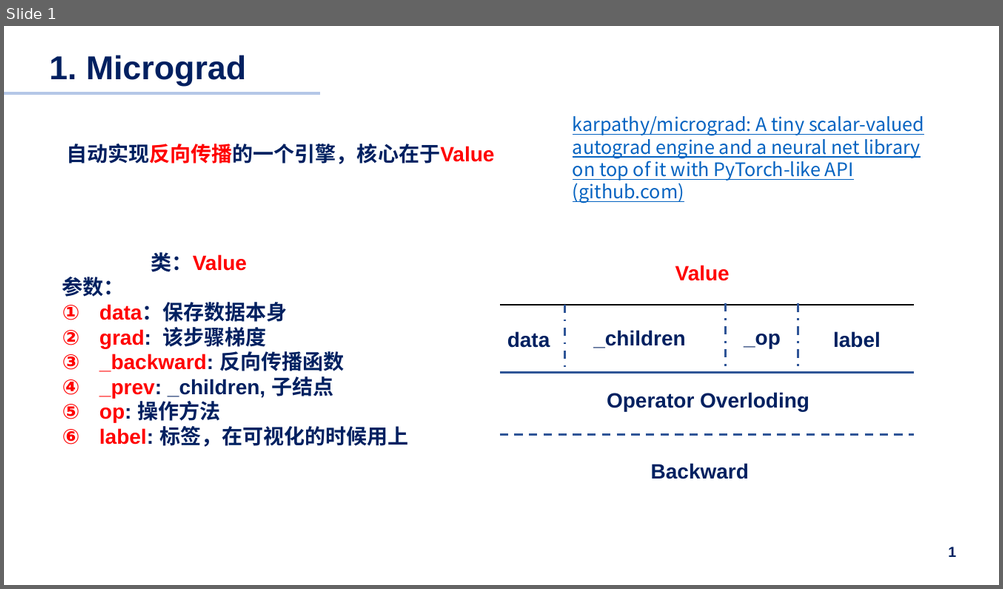
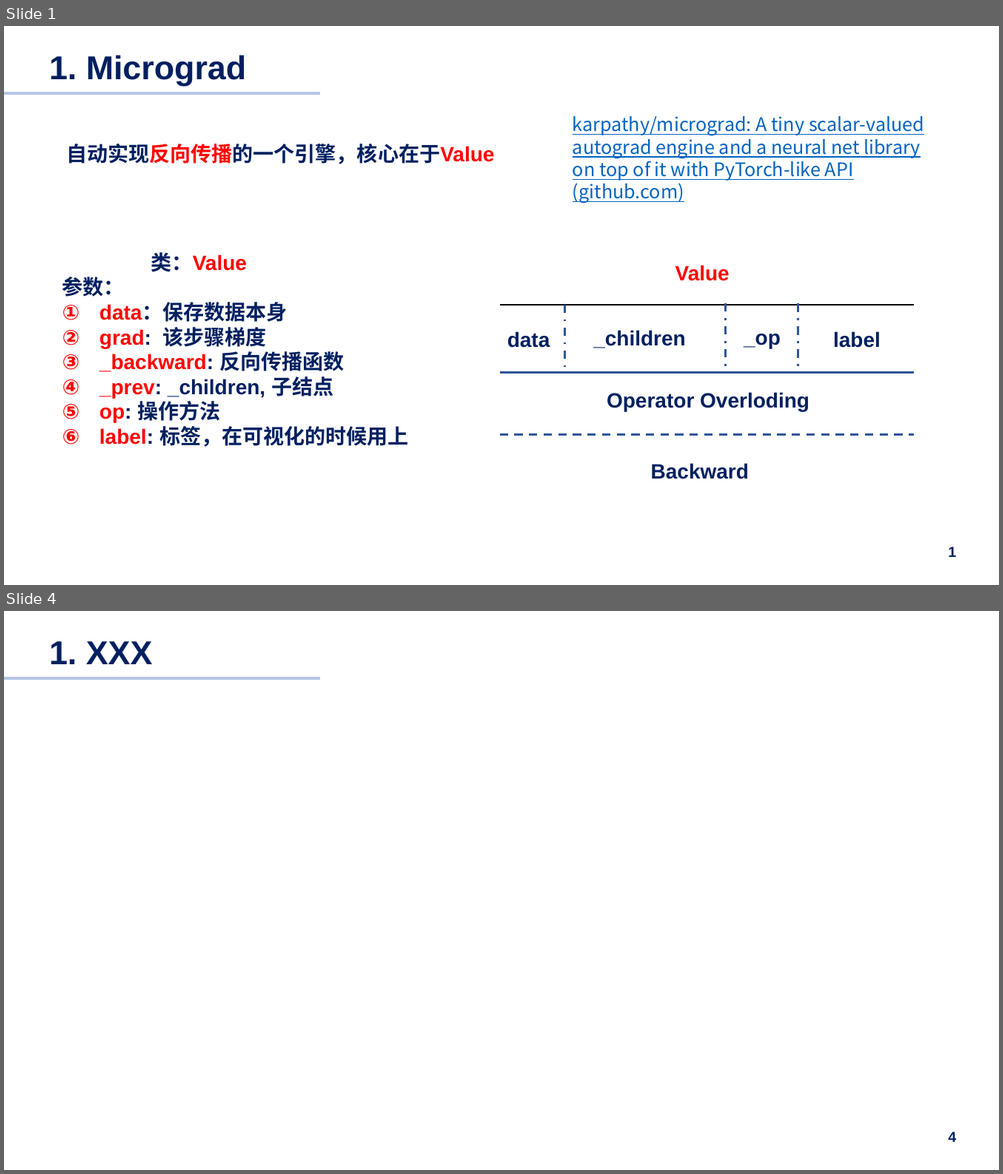
Before and after one commit to pilipala5/Neural-Network-from-zero-to-hero, a slide deck: Summary.pptx. Shown one above the other, each under a label of ours: slide 1 before the commit, slides 1 and 4 after it; the slides between them are not shown. The pictures are 1003x589 and 1003x1174 pixels, drawn with LibreOffice and Linux fonts; fonts in the diff are those of the drawing. Boxes give left, top, right and bottom in pixels: in the first picture for what was removed or moved away, otherwise in the second. Text is boxed around its words. In the diff, an @@ line names an element or a change of style, - is before the commit and + after.

```diff
--- a/Summary.pptx
+++ b/Summary.pptx
@@ slide 4 added at bbox=[4, 611, 999, 1170], background #FFFFFF @@
@@ text added at bbox=[42, 641, 364, 664], 32 pt, text #FFFFFF, bold @@
+  1.1 大气污染研究意义
@@ title added at bbox=[49, 641, 153, 664], 32 pt, text #002060, bold @@
+1. XXX
@@ line added from (4, 678) to (320, 678), #B4C7E7 2.5 pt @@
@@ page number added at bbox=[948, 1132, 956, 1142], 14 pt, text #002060, bold @@
+4
```
Also in this commit, not shown: 2 other slides added, 2 other files.
